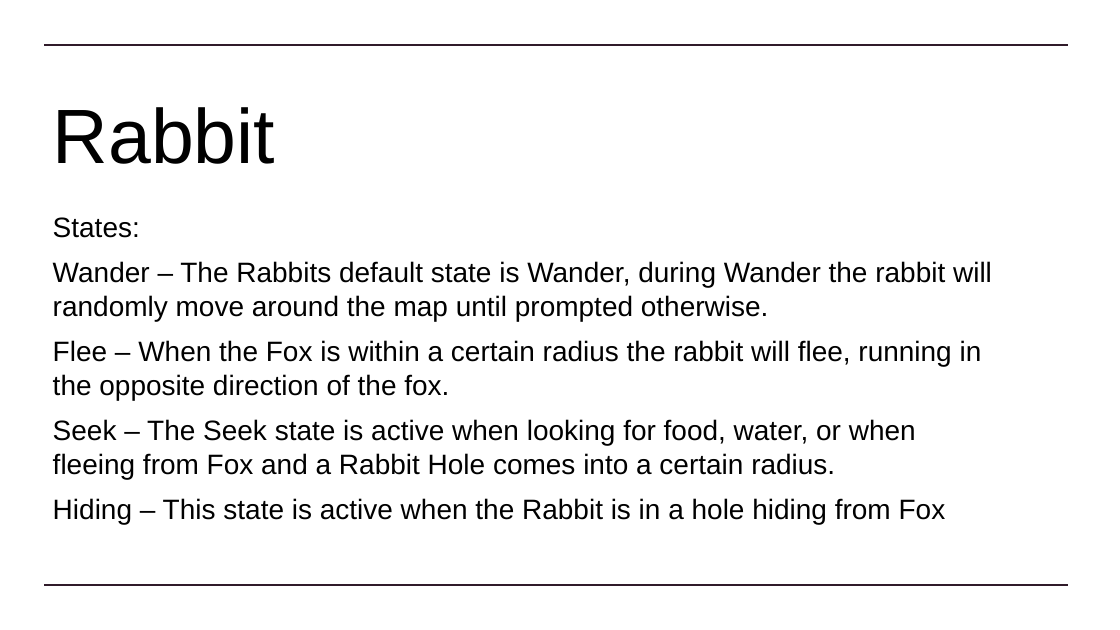
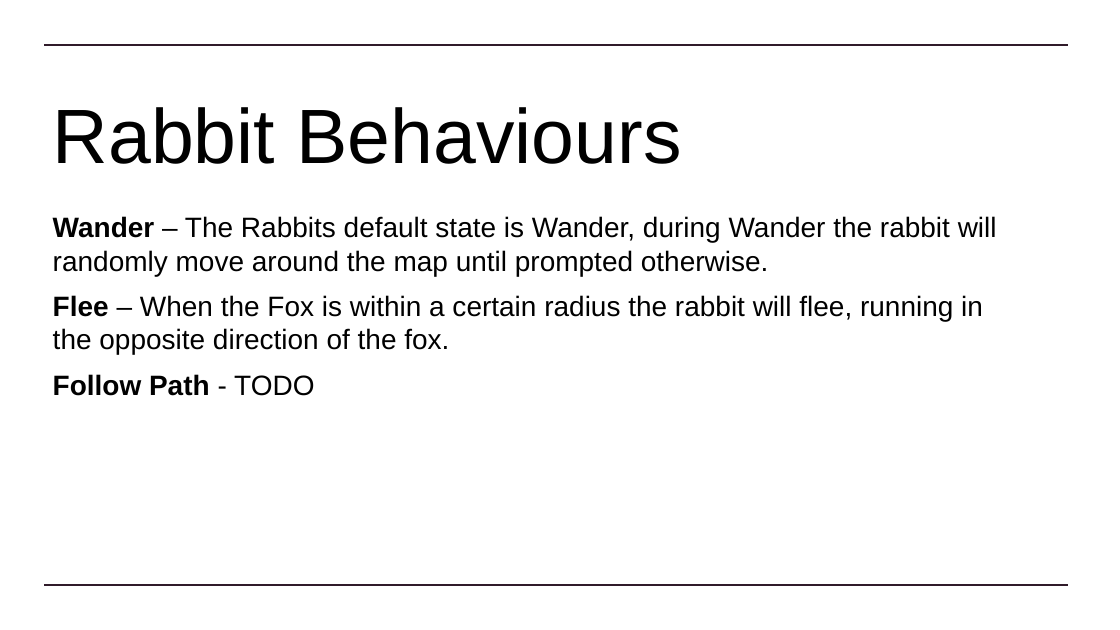
Before and after one commit to Dinoboy173/GameAI, a slide deck: slide 4 of Assessment/SofiWesson TDD.pptx. Drawn at 1120x630 pixels with LibreOffice and Linux fonts; fonts in the diff are those of the drawing. Boxes give left, top, right and bottom in pixels: in the first picture for what was removed or moved away, otherwise in the second. Text is boxed around its words. In the diff, an @@ line names an element or a change of style, - is before the commit and + after.

```diff
--- a/Assessment/SofiWesson TDD.pptx
+++ b/Assessment/SofiWesson TDD.pptx
@@ title at <box>53,107,681,164</box>: text changed @@
-Rabbit
+Rabbit Behaviours
@@ subtitle at <box>53,217,140,238</box>: paragraph removed @@
-States:
@@ subtitle at <box>53,216,997,355</box>: bold on in "Wander", "Flee" @@
@@ subtitle at <box>53,374,314,396</box>: text changed; bold on @@
-Seek – The Seek state is active when looking for food, water, or when fleeing from Fox and a Rabbit Hole comes into a certain radius.
-Hiding – This state is active when the Rabbit is in a hole hiding from Fox
+Follow Path - TODO
```
Also in this commit, not shown: 7 other slides changed, 3 slides added, 6 slides removed, 7 other files.
